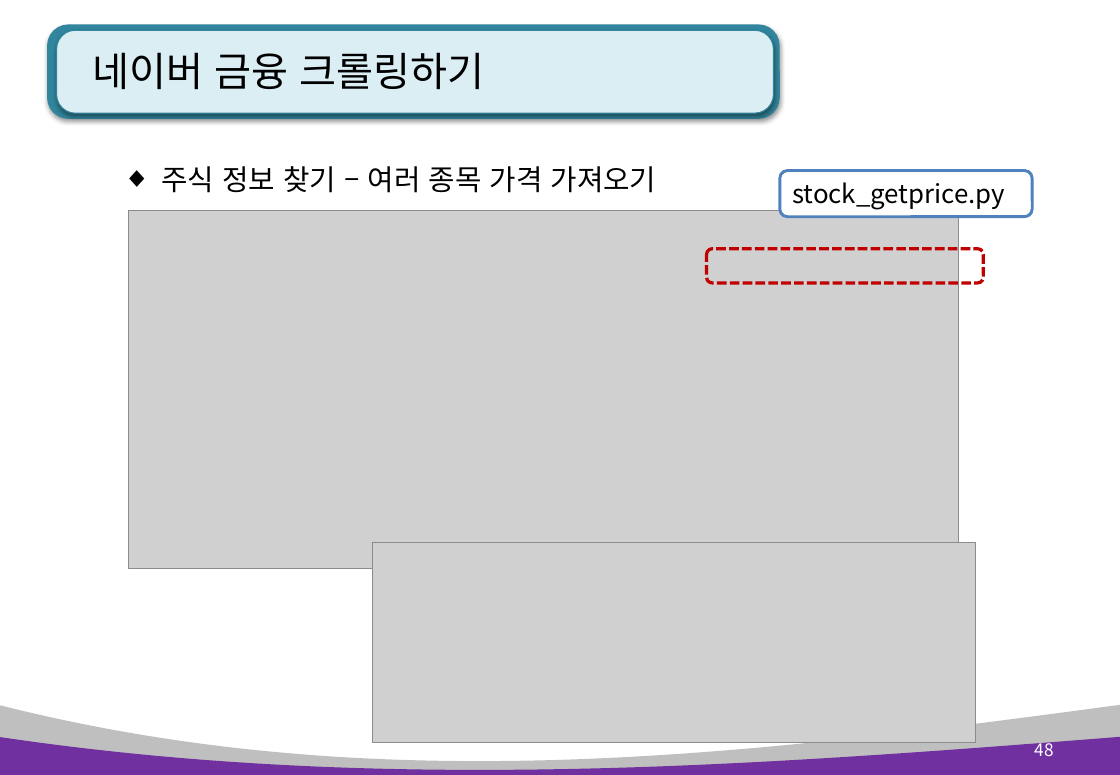
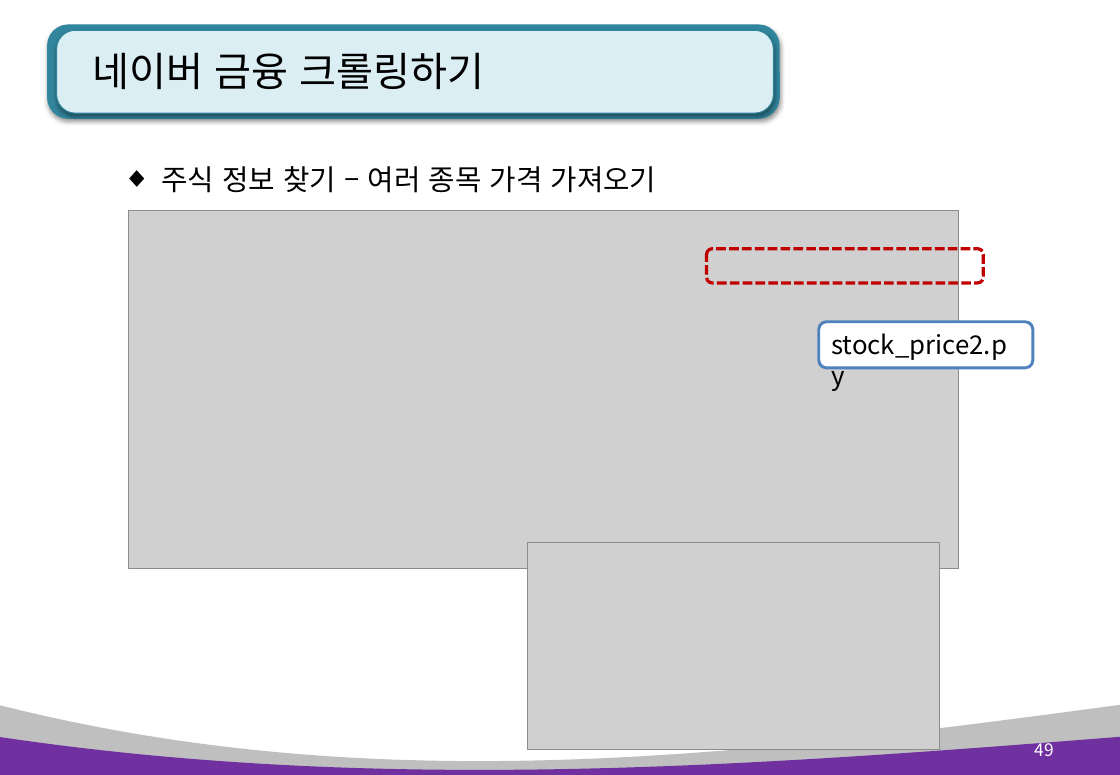
Before and after one commit to kiyongee2/green_project_web, a slide deck: slide 49 of python_ppt/Python 12장. 정규표현식과 웹 스크래핑.pptx (slide 48 before the commit). Drawn at 1120x775 pixels with LibreOffice and Linux fonts; fonts in the diff are those of the drawing; grey boxes stand for pictures. Boxes give left, top, right and bottom in pixels: in the first picture for what was removed or moved away, otherwise in the second. Text is boxed around its words. In the diff, an @@ line names an element or a change of style, - is before the commit and + after.

```diff
--- a/python_ppt/Python 12장. 정규표현식과 웹 스크래핑.pptx
+++ b/python_ppt/Python 12장. 정규표현식과 웹 스크래핑.pptx
@@ rounded rectangle "stock_price2.py": place and size @@
-rounded rectangle "stock_price2.py" at [780, 171, 1032, 217]
+rounded rectangle "stock_price2.py" at [819, 322, 1033, 368]
@@ text in rounded rectangle at [831, 333, 1007, 360]: text changed @@
-stock_getprice.py
+stock_price2.py
@@ picture: place and size @@
-picture at [373, 543, 976, 744]
+picture at [527, 543, 940, 751]
@@ page number at [1034, 739, 1053, 756]: text changed @@
-48
+49
```
Also in this commit, not shown: 6 other slides changed, 1 slide added, 1 other file.
